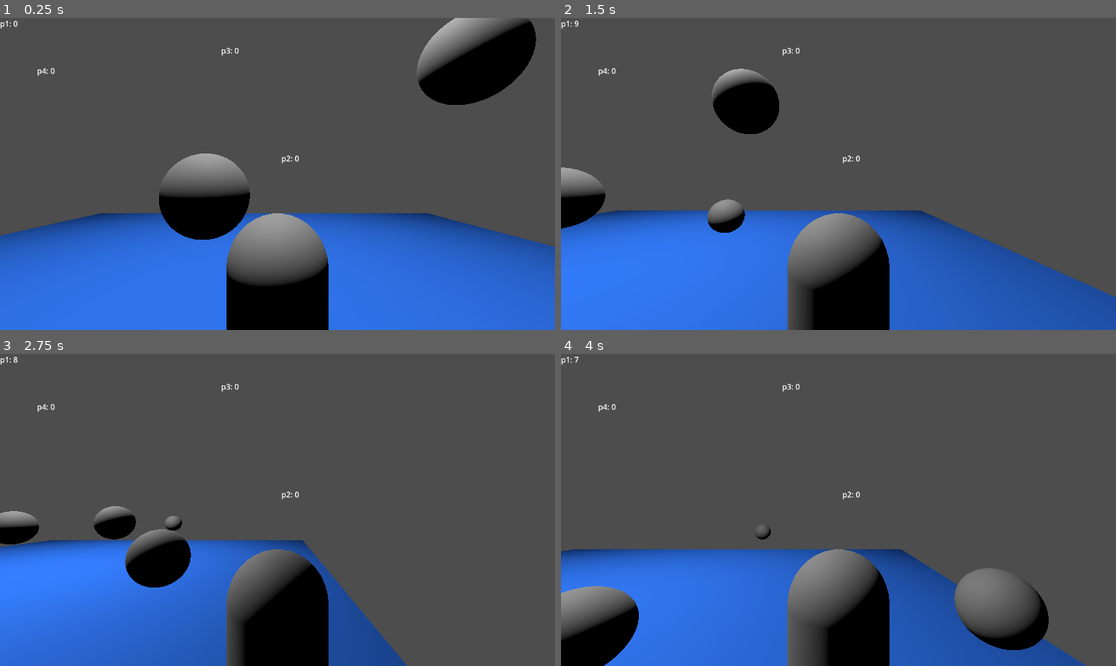
Above: before the commit, frames 1-4 (two rows, left to right).
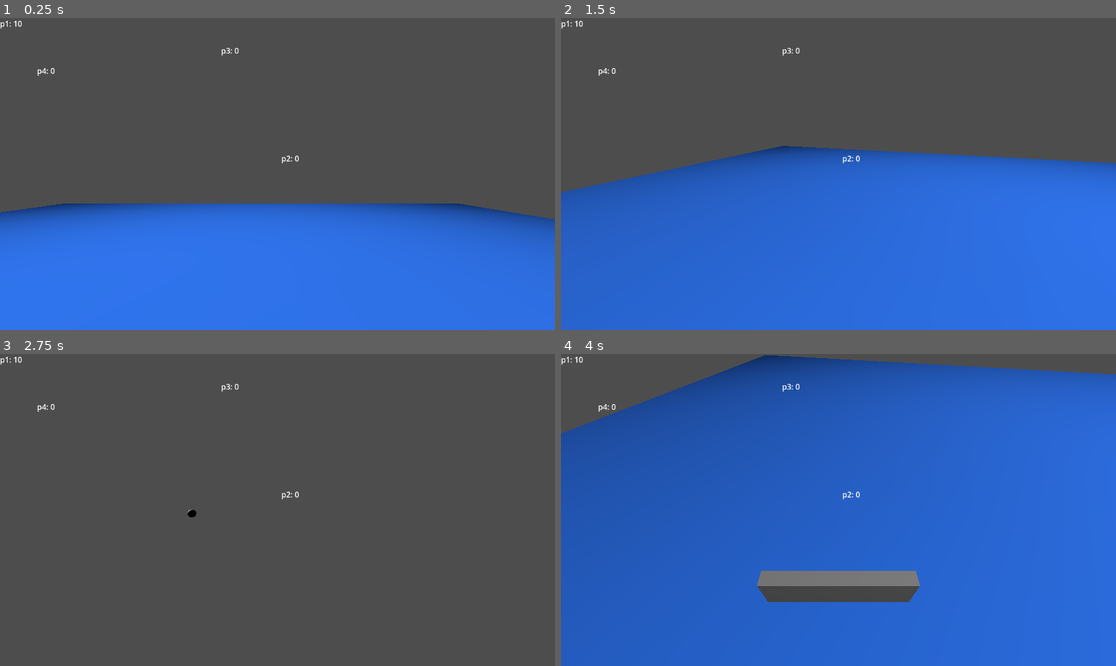
Above: after the commit, the same moments.

Repository: Thornbots/RM_Simulator
Game: Godot game, scene res://level.tscn
Two runs of this game, one before a commit and one after it. Both use one fixed random seed, a clock stepped at 60 frames per second and the inputs below. This scene is started directly instead of the project's main scene.
Inputs (mouse positions are in pixels of both pictures, inside the frame that each line leads up to):
- Up to frame 1 (0.25 s): no input
- Up to frame 2 (1.5 s): tap Enter (ui_accept) at 0.5, 0.77, 1.07 s; move the mouse to (960, 158) at 0.52 s; hold D (move_right) 0.53-1.28 s; click (960, 158) at 0.6 s; tap Home (ui_home) at 0.8, 1.35 s; move the mouse to (727, 189) at 1.27 s; hold S (move_back) from 1.28 s (still down)
- Up to frame 3 (2.75 s): tap Enter (ui_accept) at 1.52, 1.55, 1.82, 2.1 s; move the mouse to (333, 441) at 2.02 s; release S (move_back) at 2.03 s; hold D (move_right) from 2.03 s (still down); click (333, 441) at 2.3 s
- Up to frame 4 (4 s): move the mouse to (810, 572) at 2.77 s; release D (move_right) at 2.78 s; hold W (move_forward) 2.78-3.53 s; click (810, 572) at 2.85 s; tap Enter (ui_accept) at 3.02, 3.32, 3.77, 3.8 s; tap Home (ui_home) at 3.05, 3.6 s; move the mouse to (1005, 556) at 3.52 s; hold A (move_left) from 3.53 s (still down)

The runs differ from the first frame. In frame 1, 23% of the frame differs, in the area x 0-100%, y 0-100%; in frame 2, 49%; in frame 3, 25%; in frame 4, 87%.

Commit message:
Shooting and health

Diff:
--- a/level.tscn
+++ b/level.tscn
@@ -19,8 +19,6 @@
 transform = Transform3D(1, 0, 0, 0, 1, 0, 0, 0, 1, 0, 1.35697, 3.4425)
 
 [node name="Floor" type="StaticBody3D" parent="."]
-collision_layer = 3
-collision_mask = 3
 
 [node name="CollisionShape3D" type="CollisionShape3D" parent="Floor"]
 shape = SubResource("WorldBoundaryShape3D_s66iy")
--- /dev/null
+++ b/panel.gd
@@ -0,0 +1,6 @@
+extends AnimatableBody3D
+
+
+# Called when the node enters the scene tree for the first time.
+func take_damage(damage : int) -> void:
+	$"..".take_damage(damage)
--- a/player.gd
+++ b/player.gd
@@ -3,10 +3,15 @@
 const SPEED = 5.0
 const JUMP_VELOCITY = 4.5
 
+@export var CAMERA_CONTROLLER: Camera3D
+
 # Get the gravity from the project settings to be synced with RigidBody nodes.
 var gravity = ProjectSettings.get_setting("physics/3d/default_gravity")
+var _player_rotation: Vector3
+var _camera_rotation: Vector3
 
-@export var fuckass = 10
+@export var health = 10
+var a = preload("res://sphere.tscn")
 
 # Set by the authority, synchronized on spawn.
 @export var player := 1 :
@@ -18,28 +23,57 @@
 
 # Player synchronized input.
 @onready var input = $PlayerInput
+@onready var cam = $CameraPivot/Camera3D
+@onready var ball_spawn := $"../../Objects"
+@onready var ray_cast := $CameraPivot/Camera3D/RayCast3D
+
 
 func _ready():
+	Input.mouse_mode = Input.MOUSE_MODE_CAPTURED
 	# Set the camera as current if we are this player.
 	if player == multiplayer.get_unique_id():
-		$Camera3D.current = true
+		cam.current = true
 	# Only process on server.
 	# EDIT: Left the client simulate player movement too to compesate network latency.
 	# set_physics_process(multiplayer.is_server())
 
+func _update_camera(delta):
+	_player_rotation = Vector3(0.0,input.mouse_rotation.y,0.0)
+	_camera_rotation = Vector3(input.mouse_rotation.x,0.0,0.0)
+
+	CAMERA_CONTROLLER.transform.basis = Basis.from_euler(_camera_rotation)
+	CAMERA_CONTROLLER.rotation.z = 0.0
+
+	global_transform.basis = Basis.from_euler(_player_rotation)
+
+func _shoot():
+	var ball := a.instantiate()
+	ball_spawn.add_child(ball, true)
+	ball.position = ray_cast.global_position
+	ball.linear_velocity = ray_cast.global_transform.basis * Vector3(0,0,-10.0)
+
+func take_damage(damage):
+	print("taking damage")
+	health -= damage
+	print(health)
 
 func _physics_process(delta):
 	# Add the gravity.
 	if not is_on_floor():
 		velocity.y -= gravity * delta
 
+	_update_camera(delta)
+
 	# Handle Jump.
 	if input.jumping and is_on_floor():
-		fuckass -= 1
 		velocity.y = JUMP_VELOCITY
+
+	if input.shooting:
+		_shoot()
 
 	# Reset jump state.
 	input.jumping = false
+	input.shooting = false
 
 	# Handle movement.
 	var direction = (transform.basis * Vector3(input.direction.x, 0, input.direction.y)).normalized()
--- a/player.tscn
+++ b/player.tscn
@@ -1,7 +1,8 @@
-[gd_scene load_steps=8 format=3 uid="uid://cw8w6clmxedi6"]
+[gd_scene load_steps=10 format=3 uid="uid://cw8w6clmxedi6"]
 
 [ext_resource type="Script" path="res://player.gd" id="1_hwwnj"]
 [ext_resource type="Script" path="res://player_input.gd" id="2_ju3m6"]
+[ext_resource type="Script" path="res://panel.gd" id="3_gxn6u"]
 
 [sub_resource type="SceneReplicationConfig" id="SceneReplicationConfig_fb1vy"]
 properties/0/path = NodePath(".:player")
@@ -13,7 +14,7 @@
 properties/2/path = NodePath(".:velocity")
 properties/2/spawn = true
 properties/2/replication_mode = 1
-properties/3/path = NodePath(".:fuckass")
+properties/3/path = NodePath(".:health")
 properties/3/spawn = true
 properties/3/replication_mode = 1
 
@@ -21,15 +22,23 @@
 properties/0/path = NodePath(".:direction")
 properties/0/spawn = false
 properties/0/replication_mode = 1
+properties/1/path = NodePath(".:mouse_rotation")
+properties/1/spawn = true
+properties/1/replication_mode = 1
 
 [sub_resource type="CapsuleShape3D" id="CapsuleShape3D_37qaq"]
 
 [sub_resource type="CapsuleMesh" id="CapsuleMesh_jab13"]
 
-[sub_resource type="CylinderMesh" id="CylinderMesh_0vx5r"]
+[sub_resource type="BoxMesh" id="BoxMesh_c1u6t"]
+size = Vector3(1, 0.3, 0.1)
 
-[node name="Player" type="CharacterBody3D"]
+[sub_resource type="BoxShape3D" id="BoxShape3D_fxbog"]
+size = Vector3(1, 0.3, 0.1)
+
+[node name="Player" type="CharacterBody3D" node_paths=PackedStringArray("CAMERA_CONTROLLER")]
 script = ExtResource("1_hwwnj")
+CAMERA_CONTROLLER = NodePath("CameraPivot/Camera3D")
 
 [node name="ServerSynchronizer" type="MultiplayerSynchronizer" parent="."]
 replication_config = SubResource("SceneReplicationConfig_fb1vy")
@@ -45,9 +54,23 @@
 [node name="MeshInstance3D" type="MeshInstance3D" parent="."]
 mesh = SubResource("CapsuleMesh_jab13")
 
-[node name="Camera3D" type="Camera3D" parent="."]
-transform = Transform3D(1, 0, 0, 0, 1, 0, 0, 0, 1, 0, 1.40432, 2.04444)
+[node name="CameraPivot" type="Node3D" parent="."]
+transform = Transform3D(1, 0, 0, 0, 1, 0, 0, 0, 1, 0, 0.5, 0)
 
-[node name="MeshInstance3D2" type="MeshInstance3D" parent="."]
-transform = Transform3D(0.2, 0, 0, 0, -2.18557e-08, -0.2, 0, 0.5, -8.74228e-09, 0, 0, -0.68544)
-mesh = SubResource("CylinderMesh_0vx5r")
+[node name="Camera3D" type="Camera3D" parent="CameraPivot"]
+
+[node name="RayCast3D" type="RayCast3D" parent="CameraPivot/Camera3D"]
+transform = Transform3D(1, 0, 0, 0, 1, 0, 0, 0, 1, 0, 0, -1.23595)
+
+[node name="Panel" type="AnimatableBody3D" parent="."]
+transform = Transform3D(1, 0, 0, 0, 1, 0, 0, 0, 1, 0, 0, -0.574325)
+collision_layer = 2
+script = ExtResource("3_gxn6u")
+
+[node name="MeshInstance3D2" type="MeshInstance3D" parent="Panel"]
+mesh = SubResource("BoxMesh_c1u6t")
+skeleton = NodePath("../..")
+
+[node name="CollisionShape3D" type="CollisionShape3D" parent="Panel"]
+transform = Transform3D(1, 0, 0, 0, 1, 0, 0, 0, 1, 0, 0, -0.00366211)
+shape = SubResource("BoxShape3D_fxbog")
--- a/player_input.gd
+++ b/player_input.gd
@@ -2,12 +2,19 @@
 
 # Set via RPC to simulate is_action_just_pressed.
 @export var jumping := false
+@export var shooting := false
 
 # Synchronized property.
 @export var direction := Vector2()
+@export var mouse_rotation: Vector3
 
-@onready var ball_spawn := $"../../../Objects"
+@export var MOUSE_SENSITIVITY: float = 0.5
+@export var TILT_LOWER_LIMIT := deg_to_rad(-90.0)
+@export var TILT_UPPER_LIMIT := deg_to_rad(90.0)
 
+var _rotation_input: float
+var _tilt_input: float
+var _mouse_input: bool = false
 
 func _ready():
 	# Only process for the local player
@@ -19,27 +26,40 @@
 	jumping = true
 
 @rpc("call_local")
-func balls():
-	print("Received RPC call: " + str(multiplayer.get_unique_id()))
-	var ball := preload("res://sphere.tscn").instantiate()
-	ball.position = $"..".position
-	ball.linear_velocity = Vector3(0, 2, -4)
-	ball_spawn.add_child(ball, true)
+func shoot():
+	shooting = true
+
 
 @rpc("call_local")
 func update_ui():
-	if 1 == multiplayer.get_unique_id():
-		$"../../../UI".p1_health = $"..".fuckass
+	if 1 == multiplayer.get_remote_sender_id():
+		$"../../../UI".p1_health = $"..".health
 	else:
-		$"../../../UI".p2_health = $"..".fuckass
+		$"../../../UI".p2_health = $"..".health
+
+func _unhandled_input(event: InputEvent) -> void:
+	_mouse_input = event is InputEventMouseMotion and Input.get_mouse_mode() == Input.MOUSE_MODE_CAPTURED
+	if _mouse_input:
+		_rotation_input = -event.relative.x * MOUSE_SENSITIVITY
+		_tilt_input = -event.relative.y * MOUSE_SENSITIVITY
+
+func _update_camera(delta):
+	mouse_rotation.x += _tilt_input*delta
+	mouse_rotation.x = clamp(mouse_rotation.x,TILT_LOWER_LIMIT,TILT_UPPER_LIMIT)
+	mouse_rotation.y += _rotation_input * delta
+
+	_rotation_input = 0.0
+	_tilt_input = 0.0
 
 func _process(delta):
 	# Get the input direction and handle the movement/deceleration.
 	# As good practice, you should replace UI actions with custom gameplay actions.
 	direction = Input.get_vector("move_left", "move_right", "move_forward", "move_back")
+	_update_camera(delta)
+
 	if Input.is_action_just_pressed("ui_accept"):
 		jump.rpc()
-		update_ui.rpc()
 	if Input.is_action_just_pressed("shoot"):
-		print("Sending RPC call: " + str(multiplayer.get_unique_id()))
-		balls.rpc()
+		shoot.rpc()
+
+	update_ui.rpc()
--- a/project.godot
+++ b/project.godot
@@ -42,6 +42,10 @@
 ]
 }
 
+[layer_names]
+
+3d_physics/layer_2="Panels"
+
 [rendering]
 
 renderer/rendering_method="gl_compatibility"
--- /dev/null
+++ b/sphere.gd
@@ -0,0 +1,14 @@
+extends RigidBody3D
+
+@export var damage = 1
+
+#FIXME: Bullets can collide with each other
+func _on_body_entered(other: CollisionObject3D) -> void:
+	print("Collided with: ", other)
+	print(other.collision_layer)
+	print(other.get_collision_layer_value(2))
+
+	if other.get_collision_layer_value(2):
+		print("Hit other player")
+		other.take_damage(damage)
+	queue_free()
--- a/sphere.tscn
+++ b/sphere.tscn
@@ -1,12 +1,17 @@
-[gd_scene load_steps=5 format=3 uid="uid://c6br8h3si2ypg"]
+[gd_scene load_steps=6 format=3 uid="uid://c6br8h3si2ypg"]
+
+[ext_resource type="Script" path="res://sphere.gd" id="1_73n7v"]
 
 [sub_resource type="PhysicsMaterial" id="PhysicsMaterial_mp5c4"]
 friction = 0.0
 bounce = 1.0
 
-[sub_resource type="SphereMesh" id="SphereMesh_deuj3"]
+[sub_resource type="SphereMesh" id="SphereMesh_dwytn"]
+radius = 0.1
+height = 0.2
 
 [sub_resource type="SphereShape3D" id="SphereShape3D_h6jr2"]
+radius = 0.1
 
 [sub_resource type="SceneReplicationConfig" id="SceneReplicationConfig_q1o6k"]
 properties/0/path = NodePath(".:linear_velocity")
@@ -24,12 +29,14 @@
 
 [node name="Sphere" type="RigidBody3D"]
 transform = Transform3D(1, 0, 0, 0, 1, 0, 0, 0, 1, 0, 2.42886, 0)
-collision_layer = 2
-collision_mask = 2
+collision_mask = 3
 physics_material_override = SubResource("PhysicsMaterial_mp5c4")
+contact_monitor = true
+max_contacts_reported = 2
+script = ExtResource("1_73n7v")
 
 [node name="MeshInstance3D" type="MeshInstance3D" parent="."]
-mesh = SubResource("SphereMesh_deuj3")
+mesh = SubResource("SphereMesh_dwytn")
 skeleton = NodePath("../CollisionShape3D")
 
 [node name="CollisionShape3D" type="CollisionShape3D" parent="."]
@@ -37,3 +44,5 @@
 
 [node name="MultiplayerSynchronizer" type="MultiplayerSynchronizer" parent="."]
 replication_config = SubResource("SceneReplicationConfig_q1o6k")
+
+[connection signal="body_entered" from="." to="." method="_on_body_entered"]
--- a/ui.tscn
+++ b/ui.tscn
@@ -9,6 +9,7 @@
 anchor_bottom = 1.0
 grow_horizontal = 2
 grow_vertical = 2
+mouse_filter = 1
 script = ExtResource("1_e6evb")
 
 [node name="P1Health" type="Label" parent="."]
